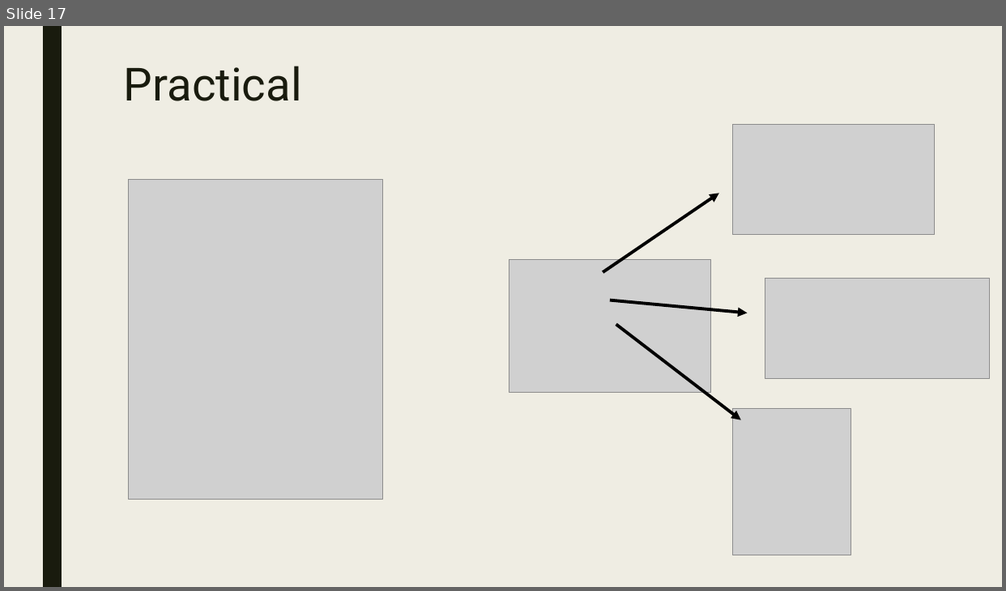
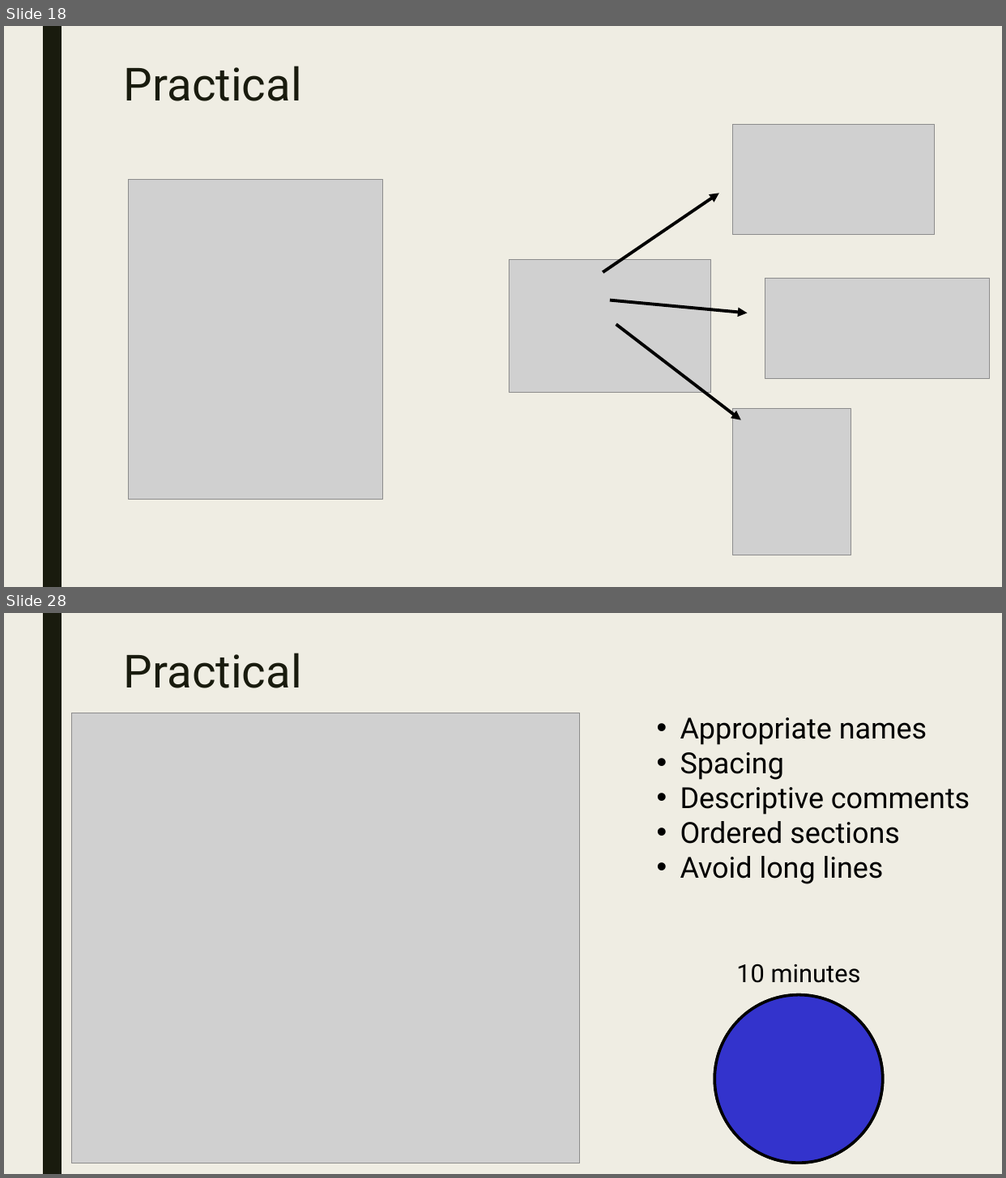
Before and after one commit to AugustT/reproducibility_masterclass, a slide deck: A Masterclass in Reproducibility.odp. Shown one above the other, each under a label of ours: slide 17 before the commit, slides 18 and 28 after it; the slides between them are not shown. The pictures are 1006x591 and 1006x1178 pixels, drawn with LibreOffice and Linux fonts; fonts in the diff are those of the drawing; grey boxes stand for pictures. Boxes give left, top, right and bottom in pixels: in the first picture for what was removed or moved away, otherwise in the second. Text is boxed around its words. In the diff, an @@ line names an element or a change of style, - is before the commit and + after.

Commit message:
Update presentation Add coding etiquette practical

```diff
--- a/A Masterclass in Reproducibility.odp
+++ b/A Masterclass in Reproducibility.odp
@@ slide 28 added at [4,613,1002,1174], background #EFEDE3; not listed: 1 template element that a slide beside it also shows @@
@@ title added at [124,653,302,688], 44 pt, text #191B0E @@
+Practical
@@ picture added at [71,713,580,1163] @@
@@ text added at [680,717,970,884], 28 pt, text #000000 @@
+• Appropriate names
+• Spacing
+• Descriptive comments
+• Ordered sections
+• Avoid long lines
@@ text added at [736,964,861,983], 24 pt, text #000000 @@
+10 minutes
@@ freeform shape added at [714,995,882,1163], fill #FFFFCC, outline #000000 2.75 pt @@
@@ freeform shape added at [714,995,882,1163], fill #3333CC, outline #000000 2.75 pt @@
@@ picture added at [761,1060,781,1080] @@
@@ what was slide 17 is now slide 18 @@
```
Also in this commit, not shown: 1 slide changed, 10 other slides added, 4 other files.
